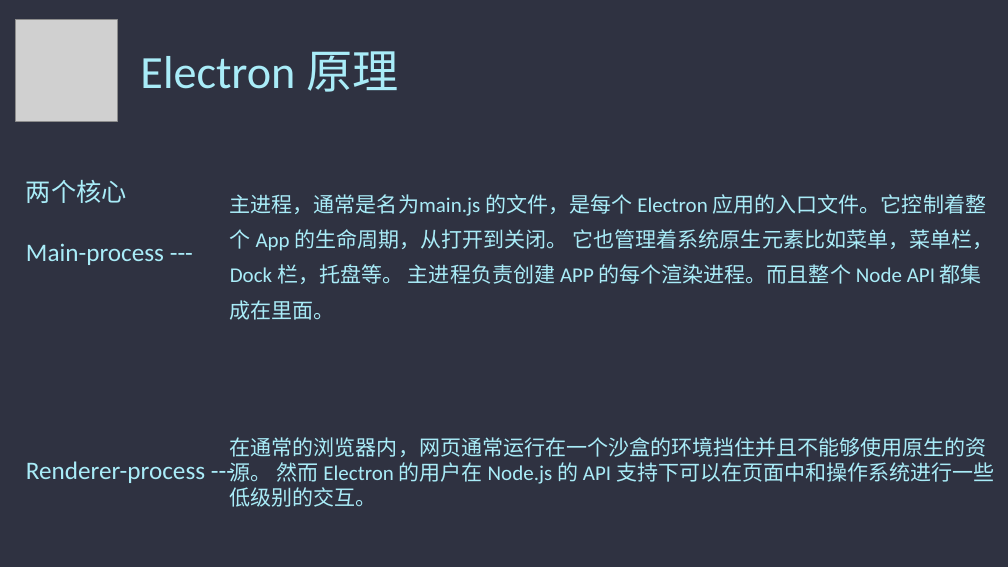
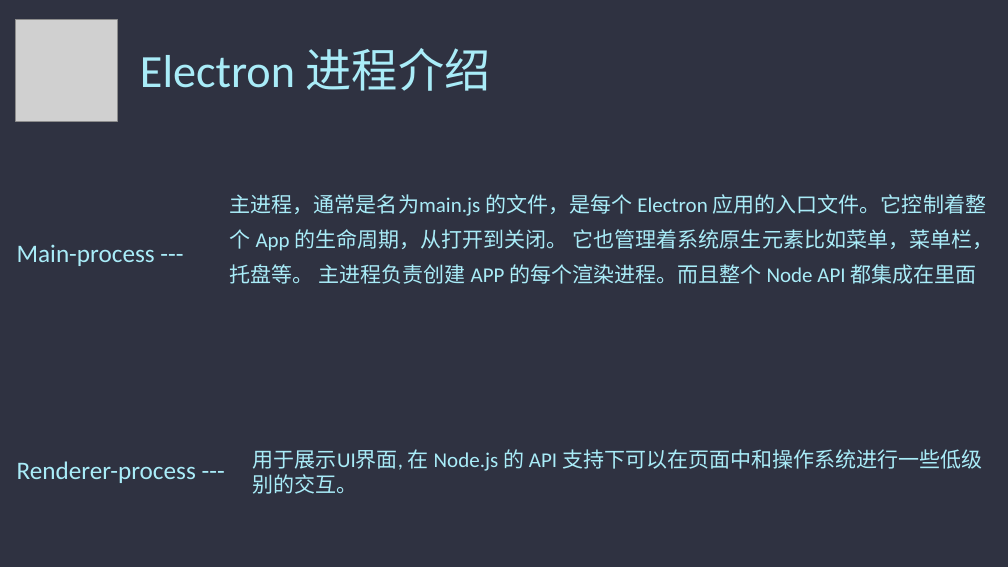
Before and after one commit to admiral20/electron-quick-start, a slide deck: slide 6 of ppt/electron.pptx. Drawn at 1008x567 pixels with LibreOffice and Linux fonts; fonts in the diff are those of the drawing; grey boxes stand for pictures. Boxes give left, top, right and bottom in pixels: in the first picture for what was removed or moved away, otherwise in the second. Text is boxed around its words. In the diff, an @@ line names an element or a change of style, - is before the commit and + after.

Commit message:
feat: ppt

```diff
--- a/ppt/electron.pptx
+++ b/ppt/electron.pptx
@@ text at bbox=[140, 48, 491, 91]: text changed @@
-Electron 原理
+Electron 进程介绍
@@ text "Main-process ---": place and size @@
-text "Main-process ---" at bbox=[26, 180, 205, 483]
+text "Main-process ---" at bbox=[17, 244, 196, 483]
@@ text at bbox=[26, 180, 127, 203]: paragraph removed @@
-两个核心
@@ text at bbox=[230, 194, 994, 284]: text changed @@
-主进程，通常是名为main.js 的文件，是每个 Electron 应用的入口文件。它控制着整个 App 的生命周期，从打开到关闭。 它也管理着系统原生元素比如菜单，菜单栏，Dock 栏，托盘等。 主进程负责创建 APP 的每个渲染进程。而且整个 Node API 都集成在里面。
+主进程，通常是名为main.js 的文件，是每个 Electron 应用的入口文件。它控制着整个 App 的生命周期，从打开到关闭。 它也管理着系统原生元素比如菜单，菜单栏，托盘等。 主进程负责创建 APP 的每个渲染进程。而且整个 Node API 都集成在里面
@@ text at bbox=[253, 449, 983, 494]: text changed @@
-在通常的浏览器内，网页通常运行在一个沙盒的环境挡住并且不能够使用原生的资源。 然而 Electron 的用户在 Node.js 的 API 支持下可以在页面中和操作系统进行一些低级别的交互。
+用于展示UI界面, 在 Node.js 的 API 支持下可以在页面中和操作系统进行一些低级别的交互。
```
Also in this commit, not shown: 10 other slides changed, 1 other file.
